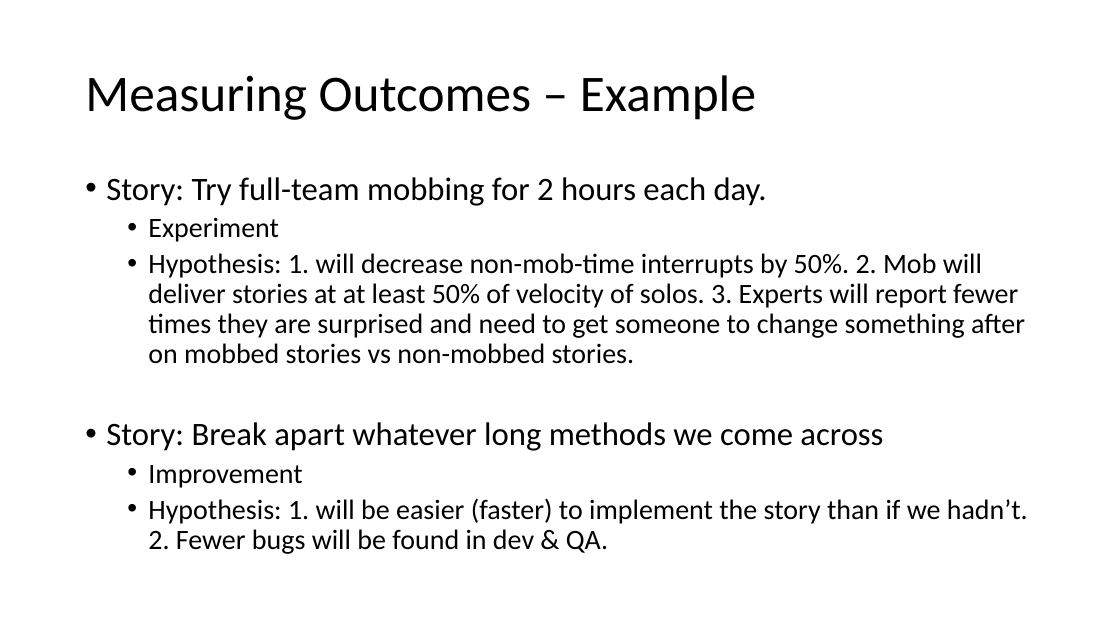
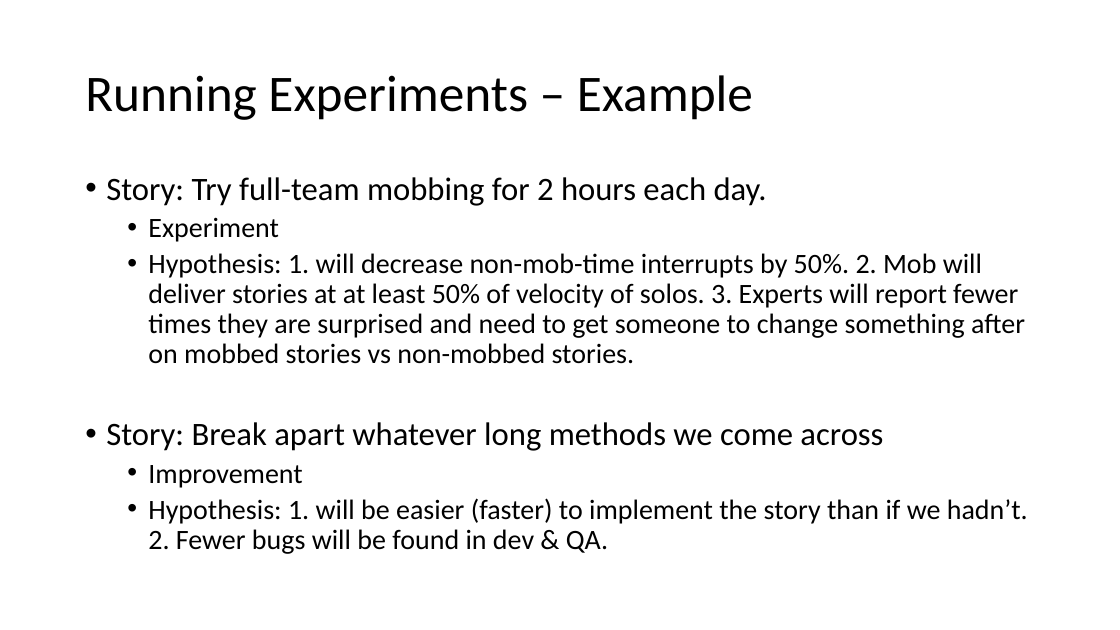
Before and after one commit to arlobelshee/Presentations, a slide deck: slide 22 of leading technical debt/gogo keynote - data-driven leadership to solve technical debt.pptx (slide 17 before the commit). Drawn at 1120x630 pixels with LibreOffice and Linux fonts; fonts in the diff are those of the drawing. Boxes give left, top, right and bottom in pixels: in the first picture for what was removed or moved away, otherwise in the second. Text is boxed around its words. In the diff, an @@ line names an element or a change of style, - is before the commit and + after.

```diff
--- a/leading technical debt/gogo keynote - data-driven leadership to solve technical debt.pptx
+++ b/leading technical debt/gogo keynote - data-driven leadership to solve technical debt.pptx
@@ title at <box>85,75,753,120</box>: text changed @@
-Measuring Outcomes – Example
+Running Experiments – Example
```
Also in this commit, not shown: 13 other slides changed, 14 slides added, 3 slides removed.
